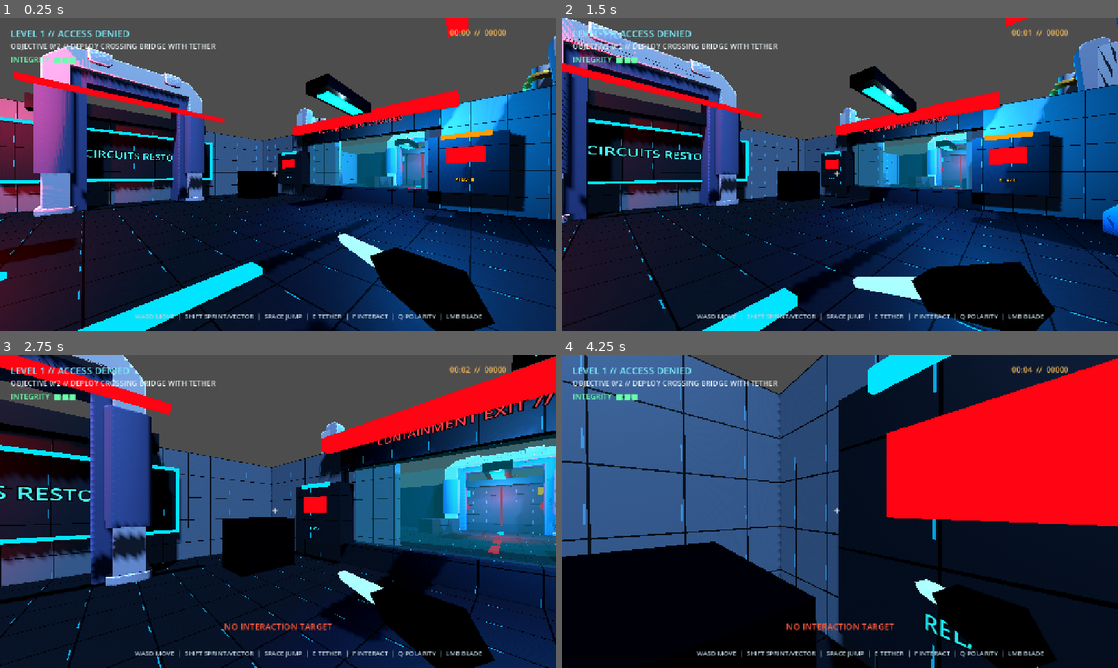
Above: before the commit, frames 1-4 (two rows, left to right).
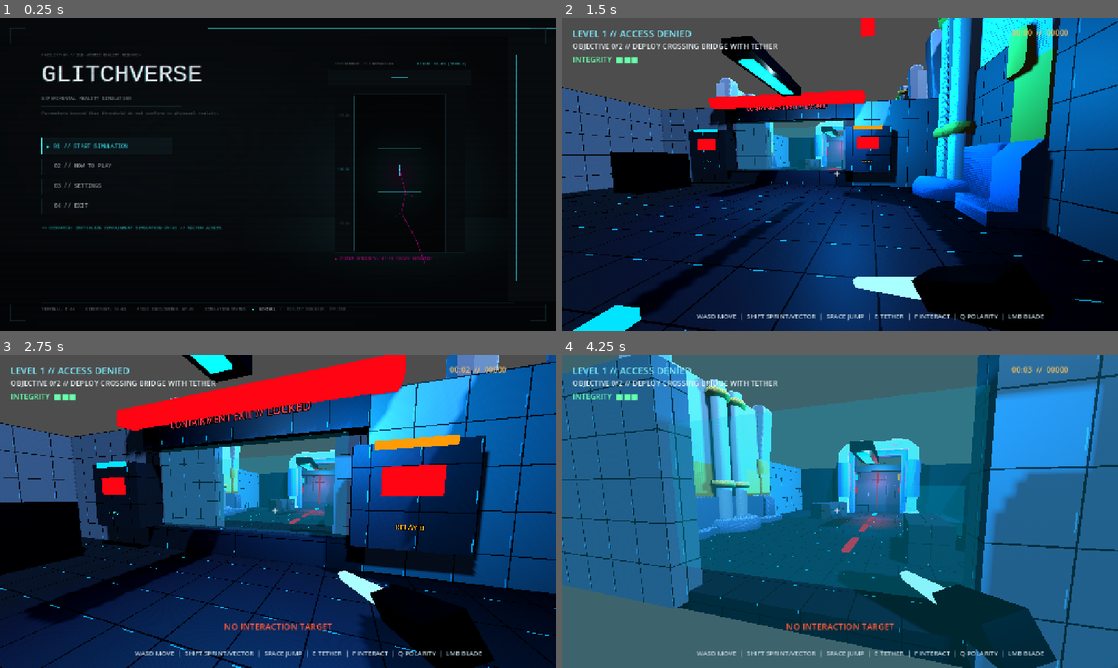
Above: after the commit, the same moments.

Repository: ZappyBoi2007/GlitchVerse
Game: Godot game, scene res://scenes/ui/main_menu.tscn
The game is run twice, just before and just after one commit, with the same random seed, the same clock (stepped at 60 frames per second) and the same inputs. Before the commit the project starts from res://main.tscn.
Inputs (mouse positions are in pixels of both pictures, inside the frame that each line leads up to):
- Up to frame 1 (0.25 s): no input
- Up to frame 2 (1.5 s): click (667, 146) at 0.5 s, where only the run after the commit has a clickable "▸ 01 // START SIMULATION"; tap Enter at 1.25 s; move the mouse to (867, 174) at 1.27 s; hold W (move_forward) from 1.28 s (still down); hold E (grapple) from 1.28 s (still down); click (867, 174) at 1.42 s
- Up to frame 3 (2.75 s): keep holding W (move_forward); tap Space (jump) at 1.52, 2.27 s; tap F (interact) at 1.55, 2.1 s; move the mouse to (250, 511) at 2.02 s; release E (grapple) at 2.03 s; click (250, 511) at 2.3 s
- Up to frame 4 (4.25 s): keep holding W (move_forward); move the mouse to (851, 505) at 2.77 s; press the mouse at (851, 505) at 2.78 s; tap E (grapple) at 3.05, 3.6 s; move the mouse to (834, 517) at 3.52 s; release the mouse at (834, 517) at 3.53 s; click (834, 517) at 3.67 s; tap Space (jump) at 3.77 s; tap F (interact) at 3.8 s

The runs differ from the first frame. In frame 1, 86% of the frame differs, in the area x 0-100%, y 0-100%; in frame 2, 64%; in frame 3, 80%; in frame 4, 92%.

Commit message:
Prepare stable judging release

Diff:
--- a/project.godot
+++ b/project.godot
@@ -11,7 +11,7 @@
 [application]
 
 config/name="Glitchverse"
-run/main_scene="res://main.tscn"
+run/main_scene="res://scenes/ui/main_menu.tscn"
 config/features=PackedStringArray("4.7", "Forward Plus")
 config/icon="res://icon.svg"
 
--- a/systems/game_flow_manager.gd
+++ b/systems/game_flow_manager.gd
@@ -267,6 +267,9 @@
 
 
 func _reset_player_at_spawn() -> void:
+	var health := player.find_child("PlayerHealth", true, false) as PlayerHealth
+	if health != null:
+		health.reset_health()
 	player.global_transform = current_level.get_player_spawn_transform()
 	player.velocity = Vector3.ZERO
 	var head := player.get_node_or_null("Head") as Node3D
--- /dev/null
+++ b/tests/final_team_sync_checks.gd
@@ -0,0 +1,73 @@
+extends SceneTree
+
+var checks := 0
+var failures: Array[String] = []
+
+
+func check(condition: bool, description: String) -> void:
+	checks += 1
+	if not condition:
+		failures.append(description)
+		push_error("FAIL: %s" % description)
+
+
+func settle(frames := 8) -> void:
+	for frame in range(frames):
+		await process_frame
+
+
+func _initialize() -> void:
+	_run.call_deferred()
+
+
+func _run() -> void:
+	check(
+		ProjectSettings.get_setting("application/run/main_scene") == "res://scenes/ui/main_menu.tscn",
+		"F5 starts the production main menu"
+	)
+
+	var menu_scene := load("res://scenes/ui/main_menu.tscn") as PackedScene
+	check(menu_scene != null, "production main menu resource loads")
+	var menu := menu_scene.instantiate() as MainMenu
+	menu.auto_load_gameplay_scene = false
+	root.add_child(menu)
+	await settle(3)
+	var start_button := menu.get_node_or_null("%StartBtn") as Button
+	check(start_button != null, "main menu exposes its Start button")
+	check(start_button != null and start_button.mouse_filter == Control.MOUSE_FILTER_STOP, "Start button accepts mouse input")
+	check(Input.mouse_mode == Input.MOUSE_MODE_VISIBLE, "main menu releases the mouse cursor")
+	var play_requests := [0]
+	menu.play_requested.connect(func() -> void: play_requests[0] += 1)
+	if start_button != null:
+		start_button.pressed.emit()
+	await settle(2)
+	check(play_requests[0] == 1, "Start button dispatches exactly one gameplay request")
+	menu.queue_free()
+	await settle(2)
+
+	var campaign_scene := load("res://main.tscn") as PackedScene
+	check(campaign_scene != null, "four-level campaign scene loads")
+	var flow := campaign_scene.instantiate() as GameFlowManager
+	flow.level_transition_delay = 0.0
+	root.add_child(flow)
+	await settle(16)
+	check(flow.level_scenes.size() == 4, "campaign still registers exactly four levels")
+	check(flow.get_node_or_null("CampaignHUD") != null, "proven campaign HUD remains available as the sole gameplay HUD")
+	check(flow.get_node_or_null("InGameHUD") == null, "release does not instance a duplicate experimental HUD")
+	check(flow.flow_state == GameFlowManager.STATE_PLAYING, "campaign enters playable state")
+
+	var health := flow.player.find_child("PlayerHealth", true, false) as PlayerHealth
+	check(health != null, "persistent action player exposes PlayerHealth")
+	if health != null:
+		check(health.take_damage(1), "player accepts test damage before restart")
+		check(health.current_health < health.maximum_health, "test damage reduces health")
+	flow.restart_current_level()
+	await settle(16)
+	health = flow.player.find_child("PlayerHealth", true, false) as PlayerHealth
+	check(health != null and health.current_health == health.maximum_health, "level restart restores persistent player health")
+	check(flow.flow_state == GameFlowManager.STATE_PLAYING, "restart returns to playable state")
+
+	flow.queue_free()
+	await settle(3)
+	print("FINAL TEAM SYNC CHECKS: %d checks, %d failures" % [checks, failures.size()])
+	quit(0 if failures.is_empty() else 1)
Not shown, added: tests/final_team_sync_checks.gd.uid
